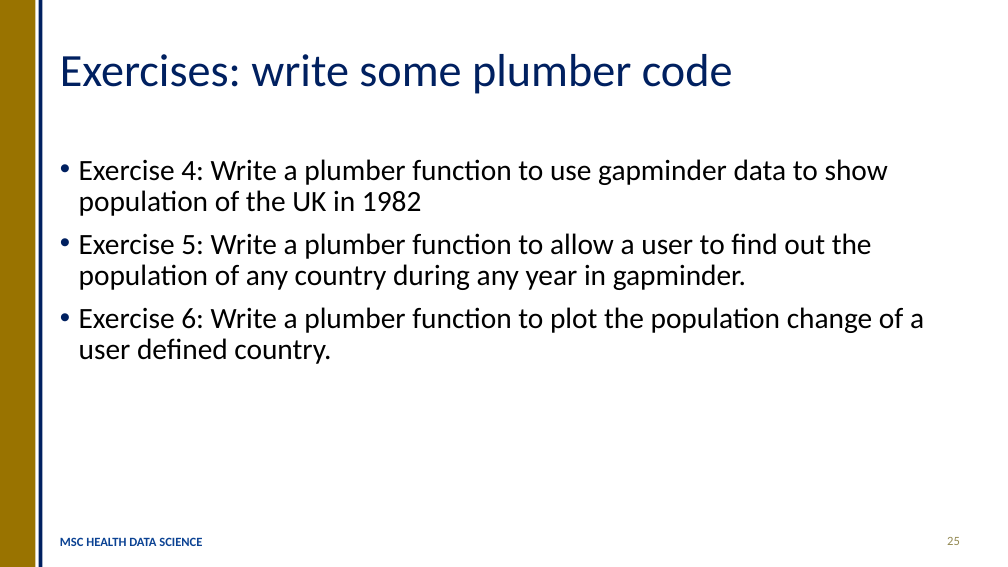
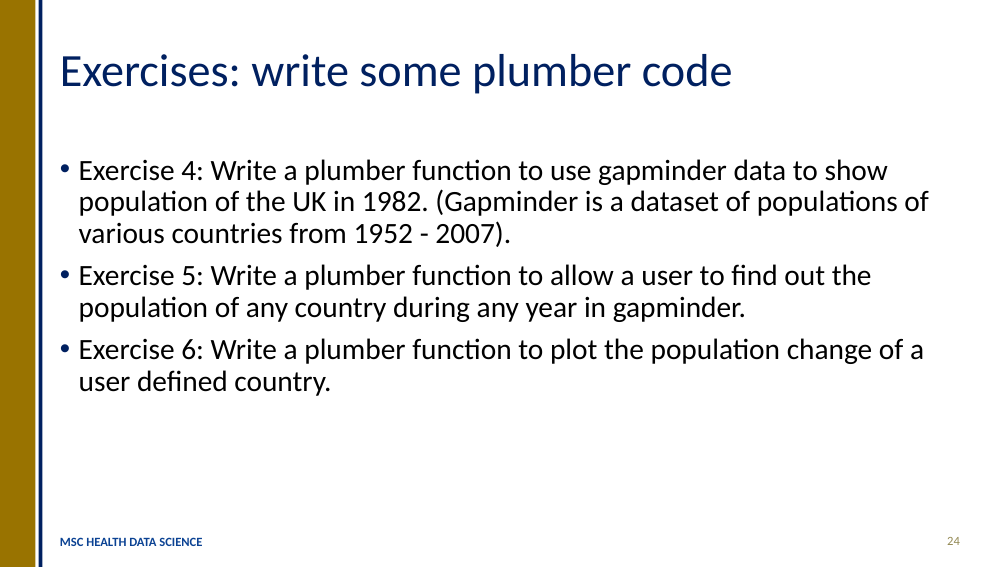
Before and after one commit to OllyButters/HDS-plumber, a slide deck: slide 24 of api_plumber_slides.pptx (slide 25 before the commit). Drawn at 1008x567 pixels with LibreOffice and Linux fonts; fonts in the diff are those of the drawing. Boxes give left, top, right and bottom in pixels: in the first picture for what was removed or moved away, otherwise in the second. Text is boxed around its words. In the diff, an @@ line names an element or a change of style, - is before the commit and + after.

```diff
--- a/api_plumber_slides.pptx
+++ b/api_plumber_slides.pptx
@@ text at box(79, 159, 928, 247): text changed @@
-• Exercise 4: Write a plumber function to use gapminder data to show population of the UK in 1982
+• Exercise 4: Write a plumber function to use gapminder data to show population of the UK in 1982. (Gapminder is a dataset of populations of various countries from 1952 - 2007).
@@ page number at box(947, 537, 960, 545): text changed @@
-25
+24
```
Also in this commit, not shown: 8 other slides changed, 1 slide removed, 1 other file.
